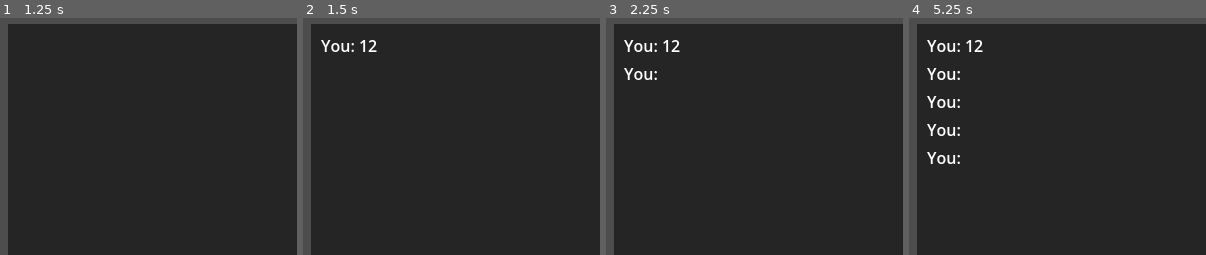
Above: before the commit, frames 1-4 (left to right).
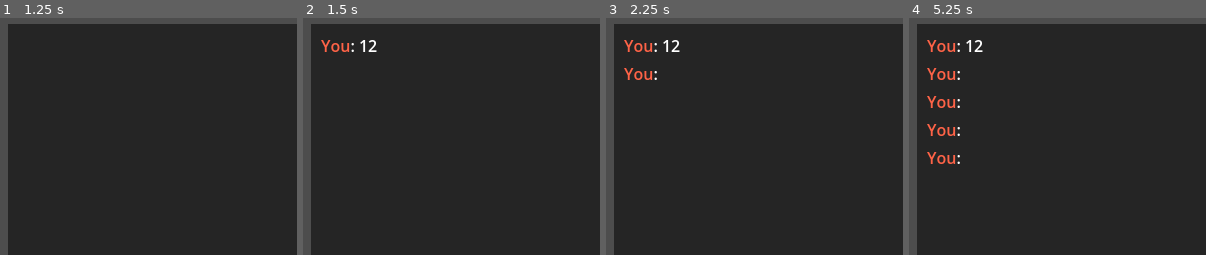
Above: after the commit, the same moments.

Repository: sihlecodes/Simple-Messenger
Game: Godot game, scene res://source/Main.tscn
The game is run twice, just before and just after one commit, with the same random seed, the same clock (stepped at 60 frames per second) and the same inputs.
Inputs (mouse positions are % of the whole screen's width and height, from its top left):
- Up to frame 1 (1.25 s): click (43, 95) at 0.52 s; type "12" at 0.6 s
- Up to frame 2 (1.5 s): click "Send" at 1.25 s
- Up to frame 3 (2.25 s): click "Send" at 2 s
- Up to frame 4 (5.25 s): click "Send" at 2.75 s; tap Enter at 3.5, 5 s; tap Space at 4.25 s
The pictures show only the part of the screen within x 0-50%, y 0-50%; the shares and areas given below are measured in that part.

Frame 1 is identical in both runs. In frame 2, 0.2% of the frame differs, in the area x 6-16%, y 9-15%; in frame 3, 0.4%; in frame 4, 1.1%, in the area x 6-16%, y 9-62%.

Commit message:
Added colours to names

Diff:
--- a/source/Networking.gd
+++ b/source/Networking.gd
@@ -46,10 +46,11 @@
 	var unique_id: = multiplayer.get_unique_id()
 
 	if sender_id == unique_id:
-		sender_name = "You"
+		sender_name = "[color=tomato]You[/color]"
+	else:
+		sender_name = "[color=cornflowerblue]%s[/color]" % sender_name
 
 	message = "%s: %s" % [sender_name, message]
-
 	%messages.text += ("\n" + message) if %messages.text else message
 
 @rpc("call_local")
